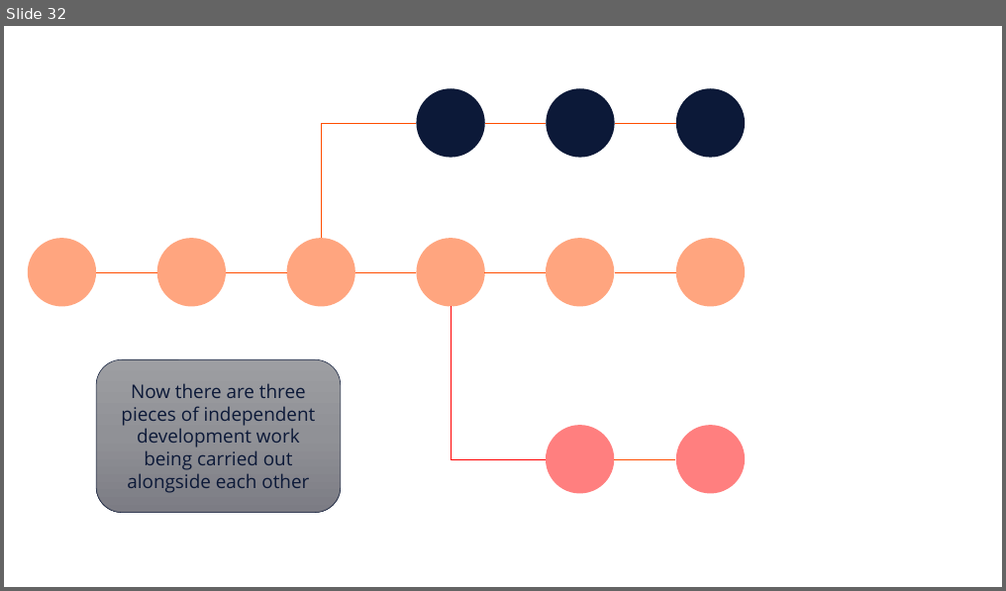
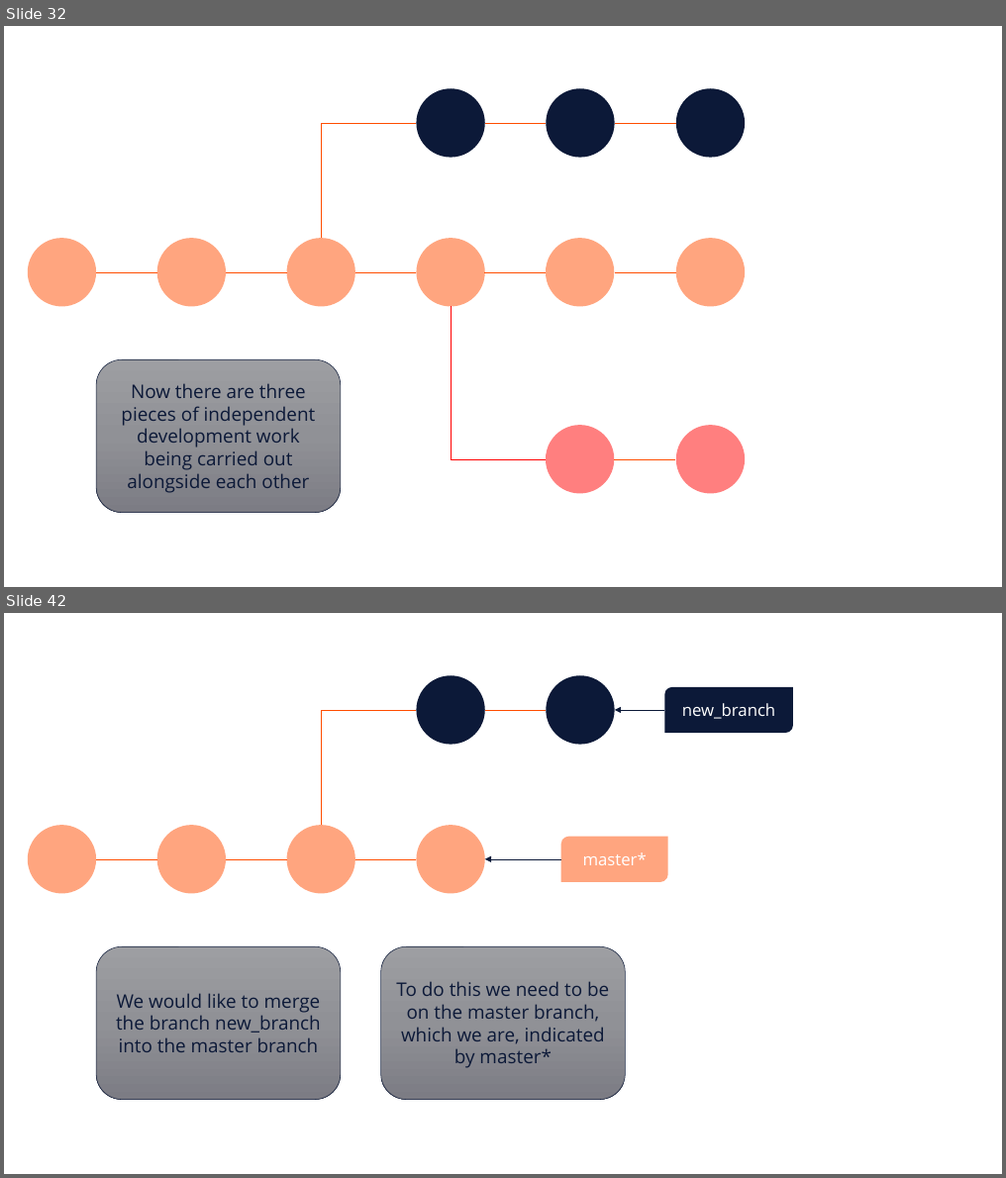
Before and after one commit to e815135/Shiny-App-Project, a slide deck: making basic workflow diagram.pptx. Shown one above the other, each under a label of ours: slide 32 before the commit, slides 32 and 42 after it; the slides between them are not shown. The pictures are 1006x591 and 1006x1178 pixels, drawn with LibreOffice and Linux fonts; fonts in the diff are those of the drawing. Boxes give left, top, right and bottom in pixels: in the first picture for what was removed or moved away, otherwise in the second. Text is boxed around its words. In the diff, an @@ line names an element or a change of style, - is before the commit and + after.

Commit message:
create working on a branch page and add ui and server functions for merge pages

```diff
--- a/making basic workflow diagram.pptx
+++ b/making basic workflow diagram.pptx
@@ slide 42 added at <box>4,613,1002,1174</box>, background #FFFFFF @@
@@ ellipse added at <box>417,676,485,745</box>, fill #0C1938 @@
@@ ellipse added at <box>546,676,615,745</box>, fill #0C1938 @@
@@ round diag rect added at <box>665,687,794,733</box>, fill #0C1938, 16 pt, text #FFFFFF @@
+new_branch
@@ elbow line added from (322, 825) to (417, 710), #FF4D00 0.5 pt @@
@@ line added from (485, 710) to (546, 710), #FF4D00 0.5 pt @@
@@ arrow added from (665, 710) to (615, 710), #0C1938 0.5 pt @@
@@ ellipse added at <box>417,825,485,894</box>, fill #FF4D00 at 50% opacity @@
@@ round diag rect added at <box>561,837,668,882</box>, fill #FF4D00 at 50% opacity, 16 pt, text #FFFFFF @@
+master*
@@ group added at <box>27,825,355,894</box>: 3 ellipses, 2 lines @@
@@ line added from (355, 860) to (417, 860), #FF4D00 0.5 pt @@
@@ arrow added from (561, 860) to (485, 860), #0C1938 0.5 pt @@
@@ rounded rectangle added at <box>96,947,341,1100</box>, fill gradient #9E9EA3 to #909196 to #7C7D84, outline #0C1938 0.5 pt, 18 pt, text #0C1938 @@
+We would like to merge the branch new_branch into the master branch
@@ rounded rectangle added at <box>380,947,625,1100</box>, fill gradient #9E9EA3 to #909196 to #7C7D84, outline #0C1938 0.5 pt, 18 pt, text #0C1938 @@
+To do this we need to be on the master branch, which we are, indicated by master*
```
Also in this commit, not shown: 16 other slides added, 13 other files.
